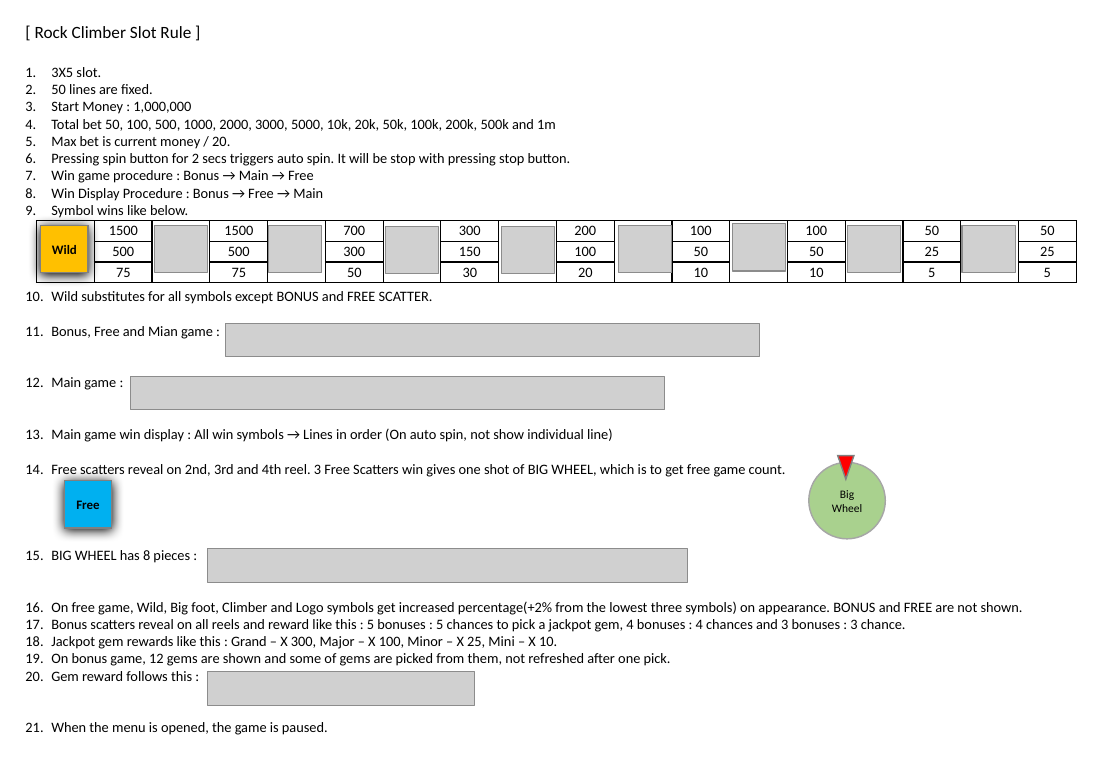
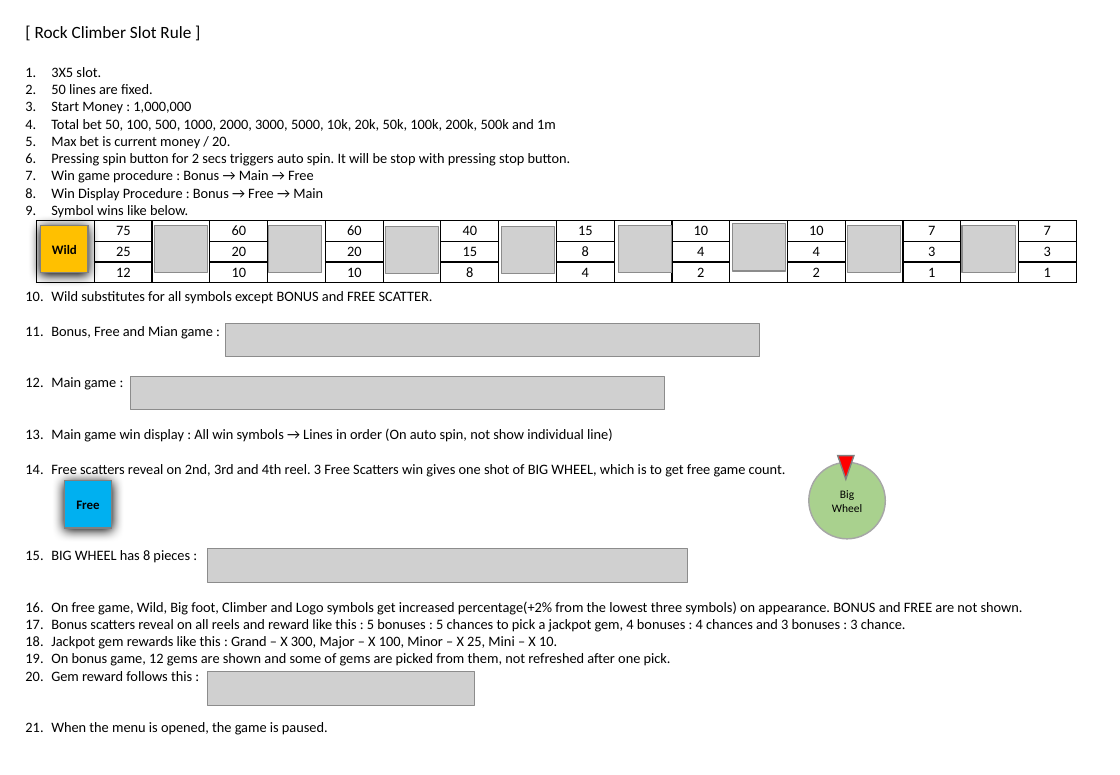
Before and after one commit to SuperVeigar/SlotMachine, a slide deck: slide 2 of 00_Documents/Proposal_RockCLimber.pptx. Drawn at 1120x775 pixels with LibreOffice and Linux fonts; fonts in the diff are those of the drawing; grey boxes stand for pictures. Boxes give left, top, right and bottom in pixels: in the first picture for what was removed or moved away, otherwise in the second. Text is boxed around its words. In the diff, an @@ line names an element or a change of style, - is before the commit and + after.

```diff
--- a/00_Documents/Proposal_RockCLimber.pptx
+++ b/00_Documents/Proposal_RockCLimber.pptx
@@ table at (36, 221, 1079, 478) @@
-row 1:  | 1500 |  | 1500 |  | 700 |  | 300 |  | 200 |  | 100 |  | 100 |  | 50 |  | 50
+row 1:  | 75 |  | 60 |  | 60 |  | 40 |  | 15 |  | 10 |  | 10 |  | 7 |  | 7
-row 2:  | 500 |  | 500 |  | 300 |  | 150 |  | 100 |  | 50 |  | 50 |  | 25 |  | 25
+row 2:  | 25 |  | 20 |  | 20 |  | 15 |  | 8 |  | 4 |  | 4 |  | 3 |  | 3
-row 3:  | 75 |  | 75 |  | 50 |  | 30 |  | 20 |  | 10 |  | 10 |  | 5 |  | 5
+row 3:  | 12 |  | 10 |  | 10 |  | 8 |  | 4 |  | 2 |  | 2 |  | 1 |  | 1
```
Also in this commit, not shown: 1 slide added, 10 other files.
